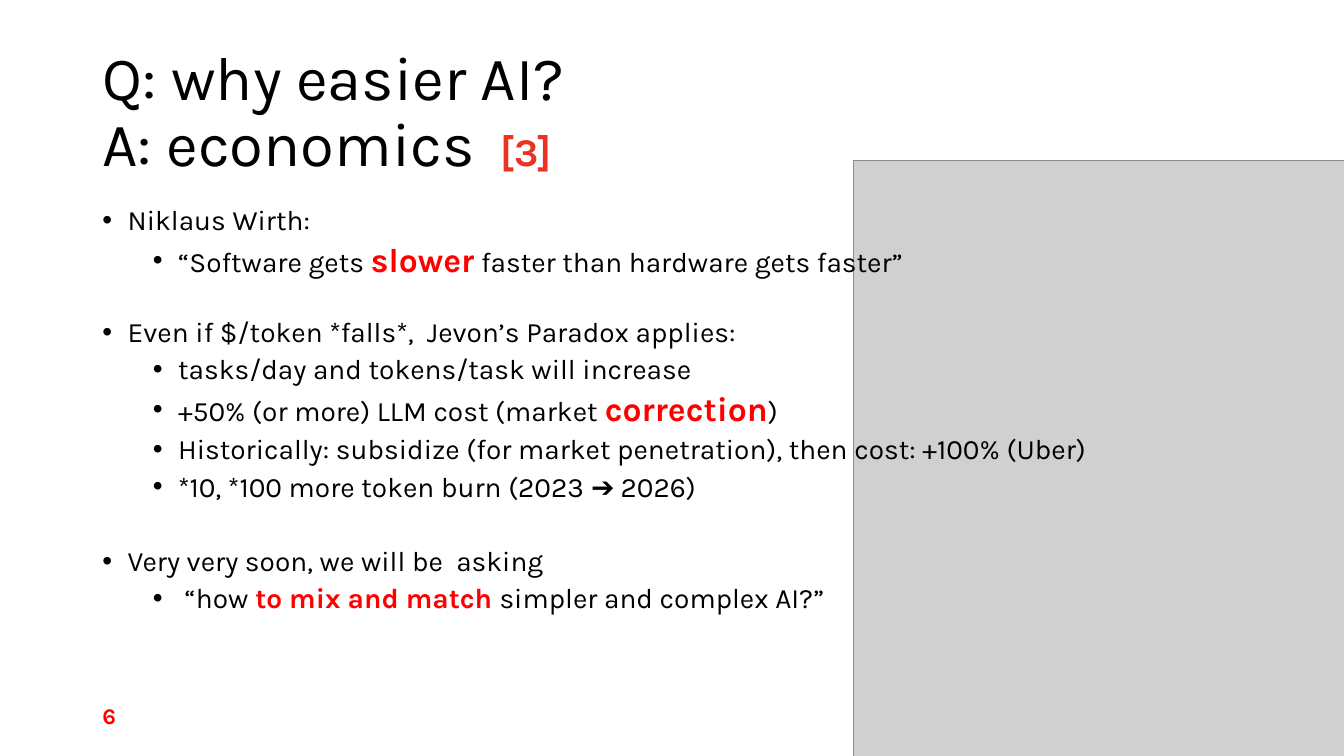
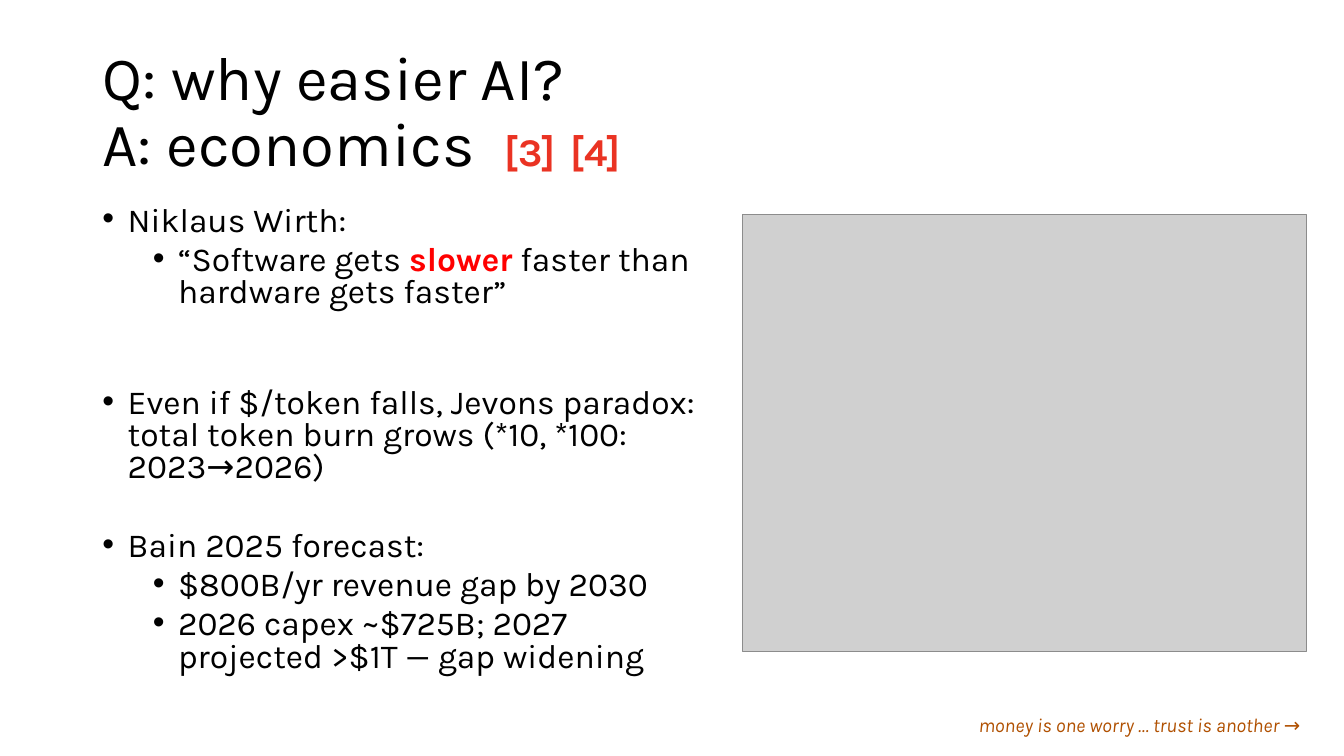
Before and after one commit to timm/fyi, a slide deck: slide 4 of 26less.pptx (slide 6 before the commit). Drawn at 1344x756 pixels with LibreOffice and Linux fonts; fonts in the diff are those of the drawing; grey boxes stand for pictures; background and template pictures are left out. Boxes give left, top, right and bottom in pixels: in the first picture for what was removed or moved away, otherwise in the second. Text is boxed around its words. In the diff, an @@ line names an element or a change of style, - is before the commit and + after.

```diff
--- a/26less.pptx
+++ b/26less.pptx
@@ title at box(102, 57, 620, 172): text changed @@
-Q: why easier AI?
-A: economics [3]
+Q: why easier AI?
+A: economics [3] [4]
@@ picture removed at box(854, 160, 1344, 756) @@
@@ text at box(128, 209, 690, 312): size 20 to 24 pt in "Niklaus Wirth:", "“Software gets faster than hardware gets faster”"; line spacing 0.9 to 0.8 @@
@@ picture added at box(742, 215, 1307, 651) @@
@@ text at box(128, 389, 695, 676): text changed; size 20 to 24 pt @@
-• Even if $/token *falls*, Jevon’s Paradox applies:
-  • tasks/day and tokens/task will increase
-  • +50% (or more) LLM cost (market correction)
-  • Historically: subsidize (for market penetration), then cost: +100% (Uber)
-  • *10, *100 more token burn (2023 ➔ 2026)
-• Very very soon, we will be asking
-  • “how to mix and match simpler and complex AI?”
+• Even if $/token falls, Jevons paradox: total token burn grows (*10, *100: 2023→2026)
+• Bain 2025 forecast:
+  • $800B/yr revenue gap by 2030
+  • 2026 capex ~$725B; 2027 projected >$1T — gap widening
@@ page number removed at box(102, 709, 116, 725) @@
-6
@@ text added at box(979, 718, 1279, 737), 14 pt, text #B05000, italic @@
+money is one worry … trust is another →
```
Also in this commit, not shown: 28 other slides changed, 6 slides removed, 1 other file.
